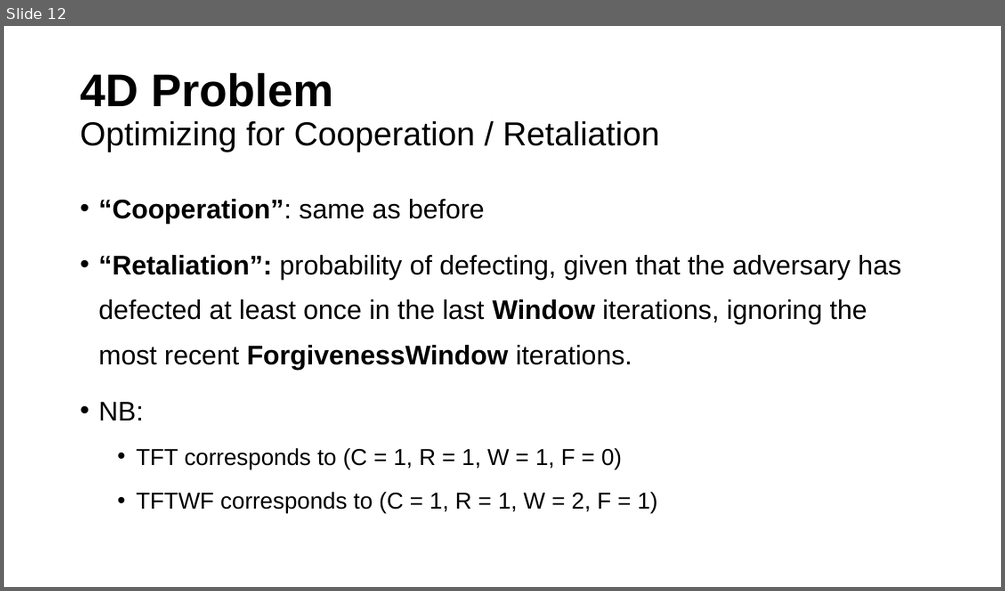
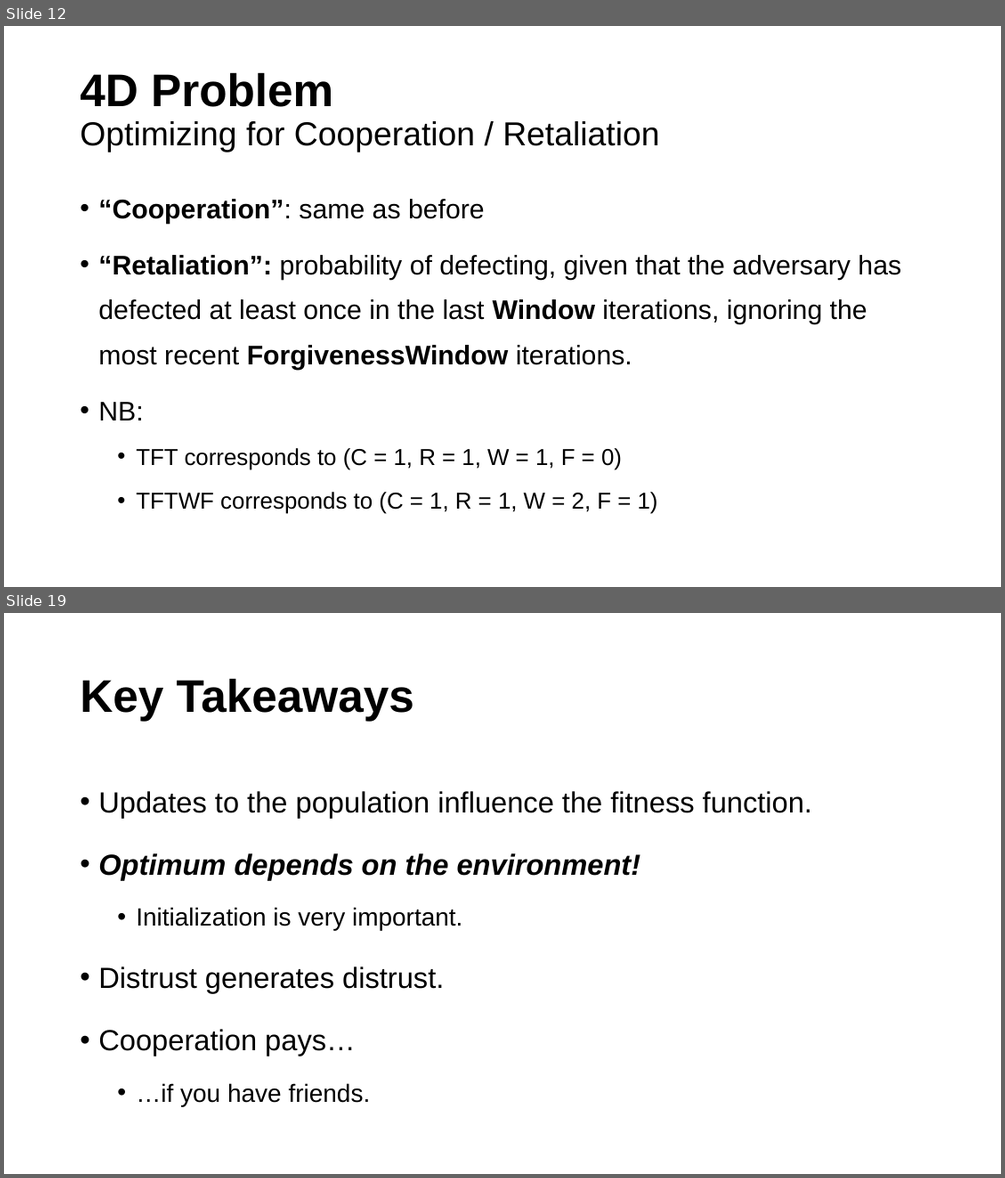
Before and after one commit to joaodinissf/ome-project-2020, a slide deck: presentation/OME.pptx. Shown one above the other, each under a label of ours: slide 12 before the commit, slides 12 and 19 after it; the slides between them are not shown. The pictures are 1005x591 and 1005x1178 pixels, drawn with LibreOffice and Linux fonts; fonts in the diff are those of the drawing. Boxes give left, top, right and bottom in pixels: in the first picture for what was removed or moved away, otherwise in the second. Text is boxed around its words. In the diff, an @@ line names an element or a change of style, - is before the commit and + after.

```diff
--- a/presentation/OME.pptx
+++ b/presentation/OME.pptx
@@ slide 19 added at box(4, 613, 1001, 1174), background #FFFFFF @@
@@ title added at box(80, 678, 414, 721), 44 pt, text #000000, bold @@
+Key Takeaways
@@ text added at box(98, 791, 812, 1106), 28 pt, text #000000 @@
+• Updates to the population influence the fitness function.
+• Optimum depends on the environment!
+  • Initialization is very important.
+• Distrust generates distrust.
+• Cooperation pays…
+  • …if you have friends.
```
Also in this commit, not shown: 1 slide changed, 6 other slides added, 15 other files.
